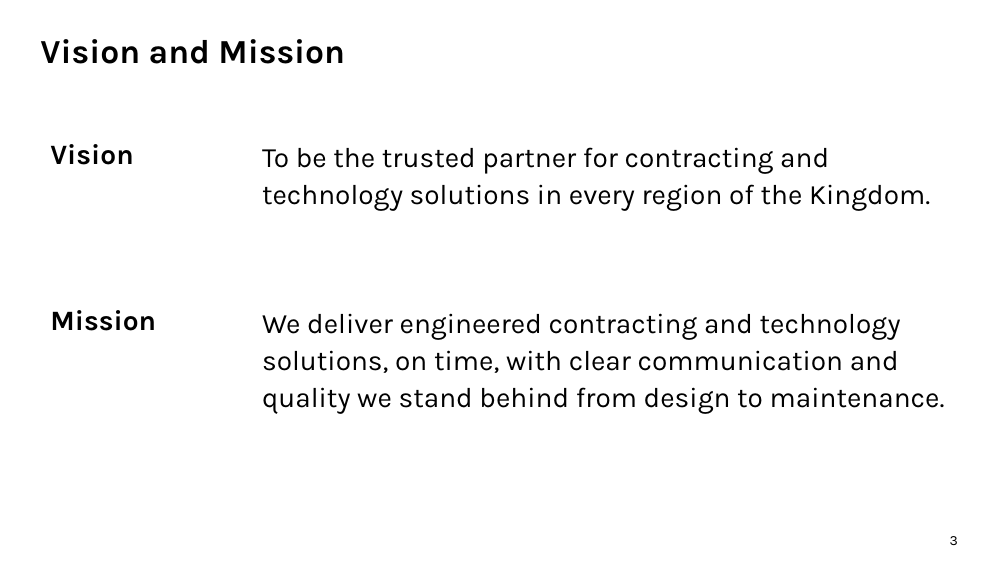
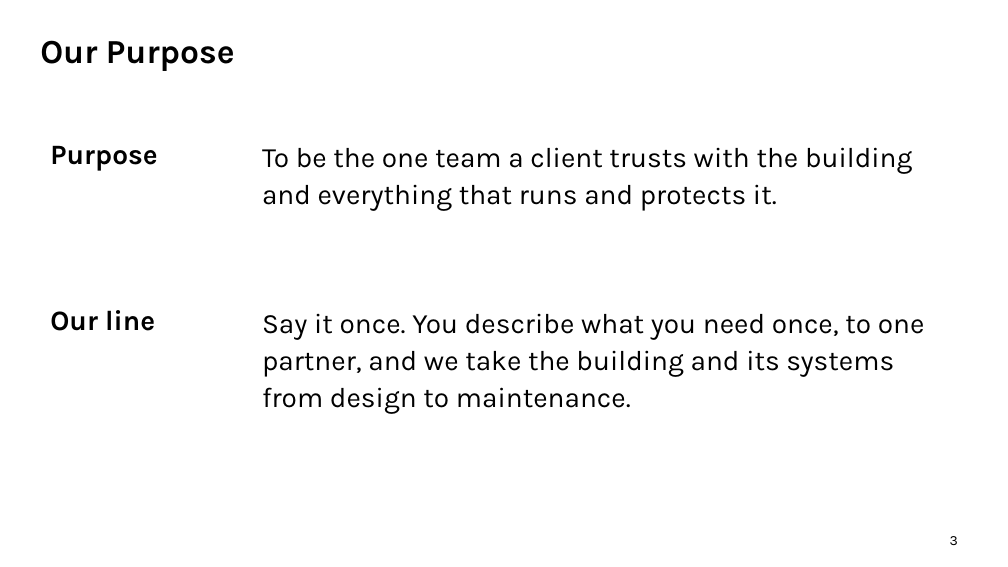
Before and after one commit to urkTish/CCTV, a slide deck: slide 3 of docs/company-profile/ContracTech-Company-Profile-EN.pptx. Drawn at 1008x567 pixels with LibreOffice and Linux fonts; fonts in the diff are those of the drawing; background and template pictures are left out. Boxes give left, top, right and bottom in pixels: in the first picture for what was removed or moved away, otherwise in the second. Text is boxed around its words. In the diff, an @@ line names an element or a change of style, - is before the commit and + after.

```diff
--- a/docs/company-profile/ContracTech-Company-Profile-EN.pptx
+++ b/docs/company-profile/ContracTech-Company-Profile-EN.pptx
@@ title at (40,40,235,71): text changed @@
-Vision and Mission
+Our Purpose
@@ text at (50,145,157,171): text changed @@
-Vision
+Purpose
@@ text at (262,147,912,211): text changed @@
-To be the trusted partner for contracting and technology solutions in every region of the Kingdom.
+To be the one team a client trusts with the building and everything that runs and protects it.
@@ text at (50,310,155,331): text changed @@
-Mission
+Our line
@@ text at (262,314,925,414): text changed @@
-We deliver engineered contracting and technology solutions, on time, with clear communication and quality we stand behind from design to maintenance.
+Say it once. You describe what you need once, to one partner, and we take the building and its systems from design to maintenance.
```
Also in this commit, not shown: 1 other slide changed, 9 other files.
